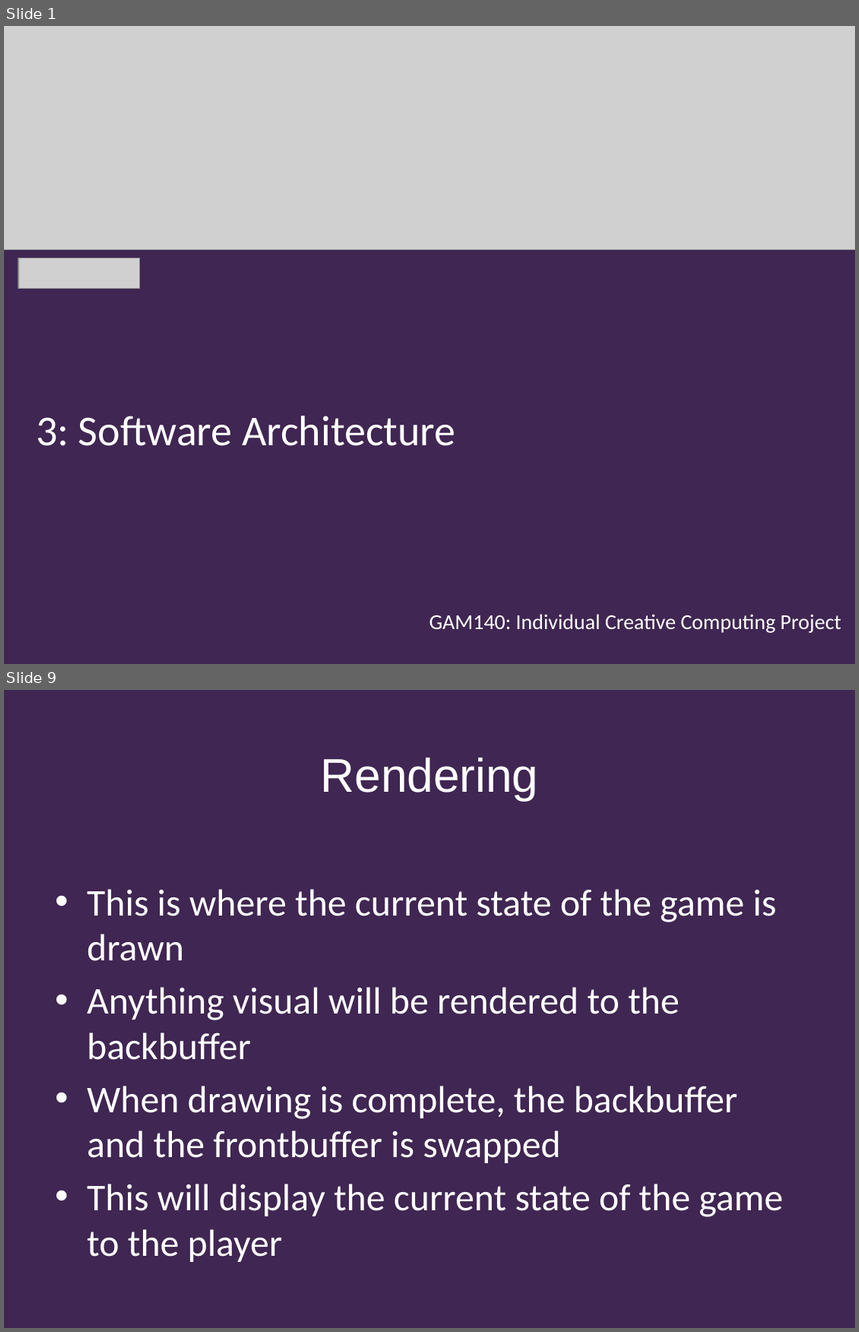
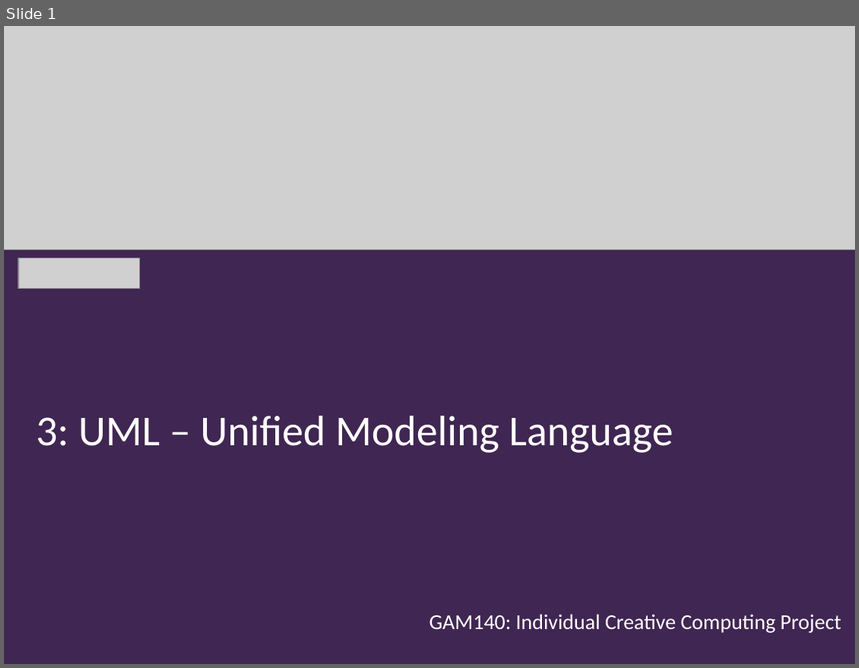
Before and after one commit to Falmouth-Games-Academy/bsc-course-materials, a slide deck: COMP140/04/2019-20-COMP140-04-lecture.pptx. Shown one above the other, each under a label of ours: slides 1 and 9 before the commit, slide 1 after it; the slides between them are not shown. The pictures are 859x1332 and 859x668 pixels, drawn with LibreOffice and Linux fonts; fonts in the diff are those of the drawing; grey boxes stand for pictures; background and template pictures are left out. Boxes give left, top, right and bottom in pixels: in the first picture for what was removed or moved away, otherwise in the second. Text is boxed around its words. In the diff, an @@ line names an element or a change of style, - is before the commit and + after.

```diff
--- a/COMP140/04/2019-20-COMP140-04-lecture.pptx
+++ b/COMP140/04/2019-20-COMP140-04-lecture.pptx
@@ slide 9 removed at (4, 690, 855, 1328), background #402652 @@
@@ title removed at (321, 758, 539, 801) @@
-Rendering
@@ text removed at (87, 889, 784, 1262) @@
-• This is where the current state of the game is drawn
-• Anything visual will be rendered to the backbuffer
-• When drawing is complete, the backbuffer and the frontbuffer is swapped
-• This will display the current state of the game to the player
@@ slide 1 changed as well @@
@@ text at (36, 416, 674, 453): text changed @@
-3: Software Architecture
+3: UML – Unified Modeling Language
```
Also in this commit, not shown: 3 other slides changed, 10 slides added, 9 other slides removed, 2 other files.
